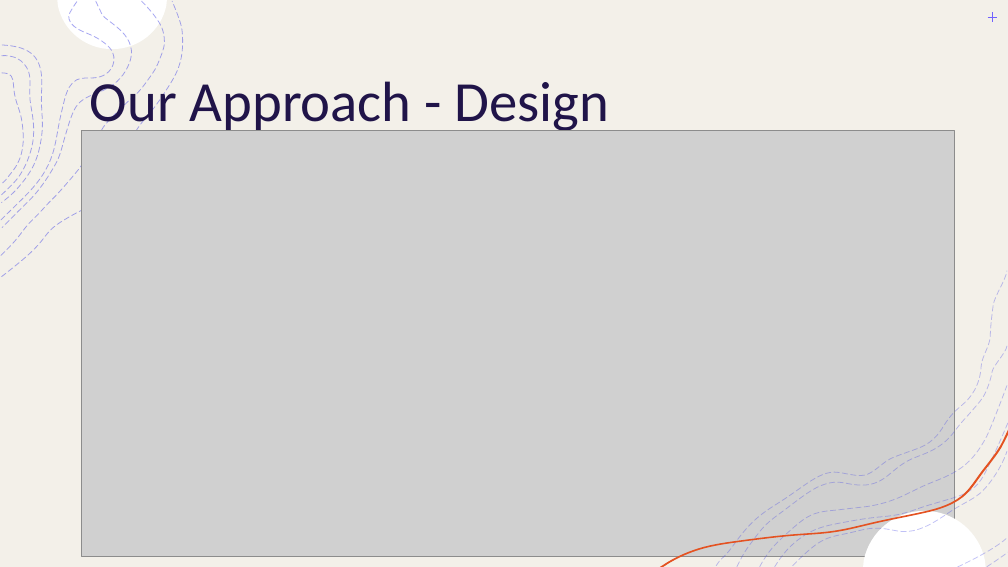
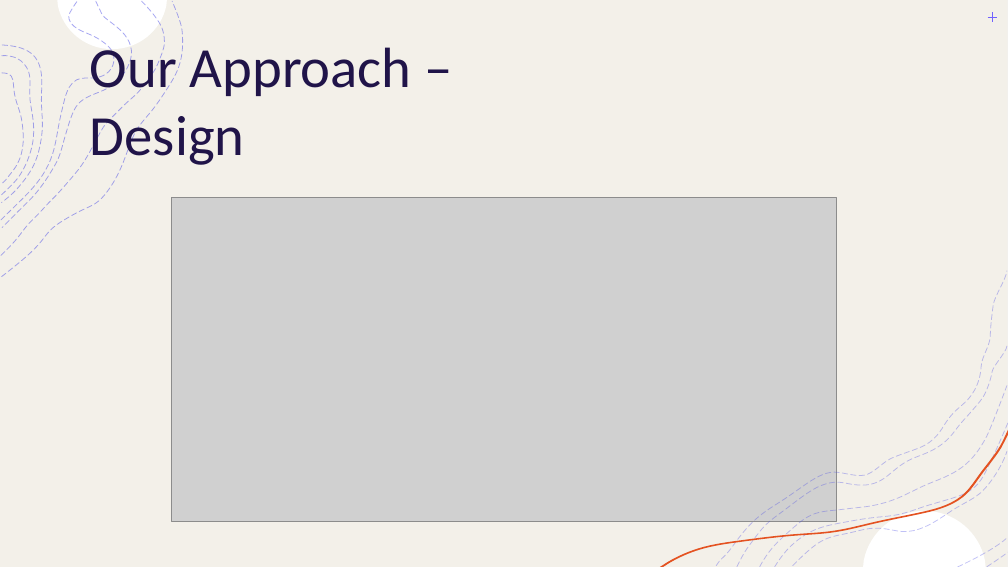
Before and after one commit to OmGandhi091611/Sharding_Simulations, a slide deck: slide 13 of Paper/Final Presentation.pptx (slide 11 before the commit). Drawn at 1008x567 pixels with LibreOffice and Linux fonts; fonts in the diff are those of the drawing; grey boxes stand for pictures. Boxes give left, top, right and bottom in pixels: in the first picture for what was removed or moved away, otherwise in the second. Text is boxed around its words. In the diff, an @@ line names an element or a change of style, - is before the commit and + after.

```diff
--- a/Paper/Final Presentation.pptx
+++ b/Paper/Final Presentation.pptx
@@ title at bbox=[90, 40, 412, 169]: text changed @@
-Our Approach - Design
+Our Approach – Design
@@ picture: place and size @@
-picture at bbox=[82, 131, 955, 557]
+picture at bbox=[172, 197, 836, 522]
```
Also in this commit, not shown: 3 other slides changed, 11 slides added, 5 slides removed.
